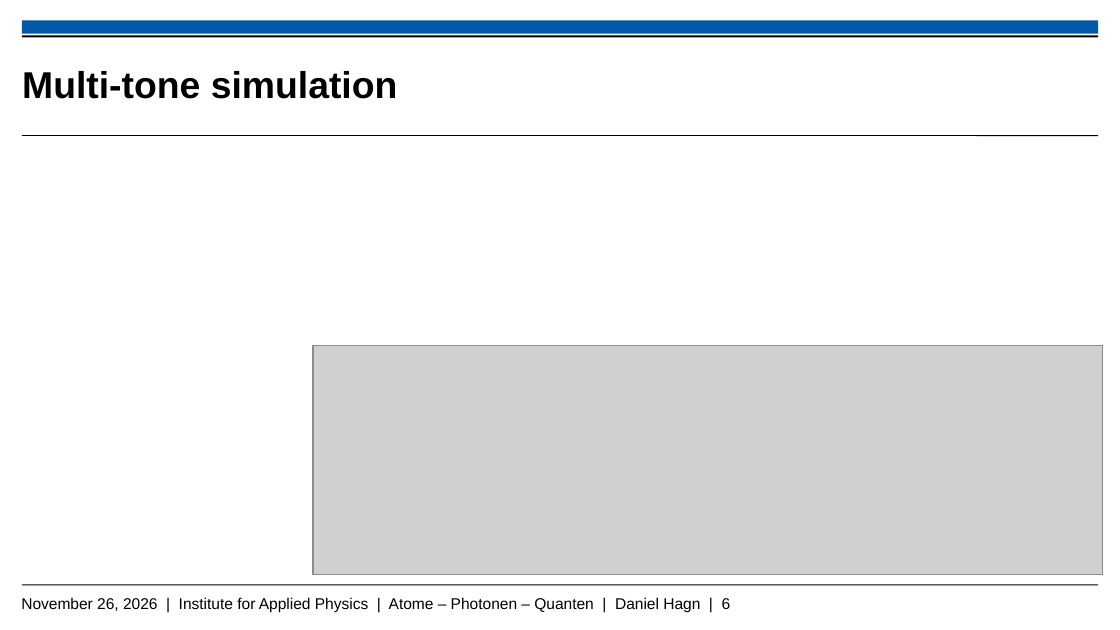
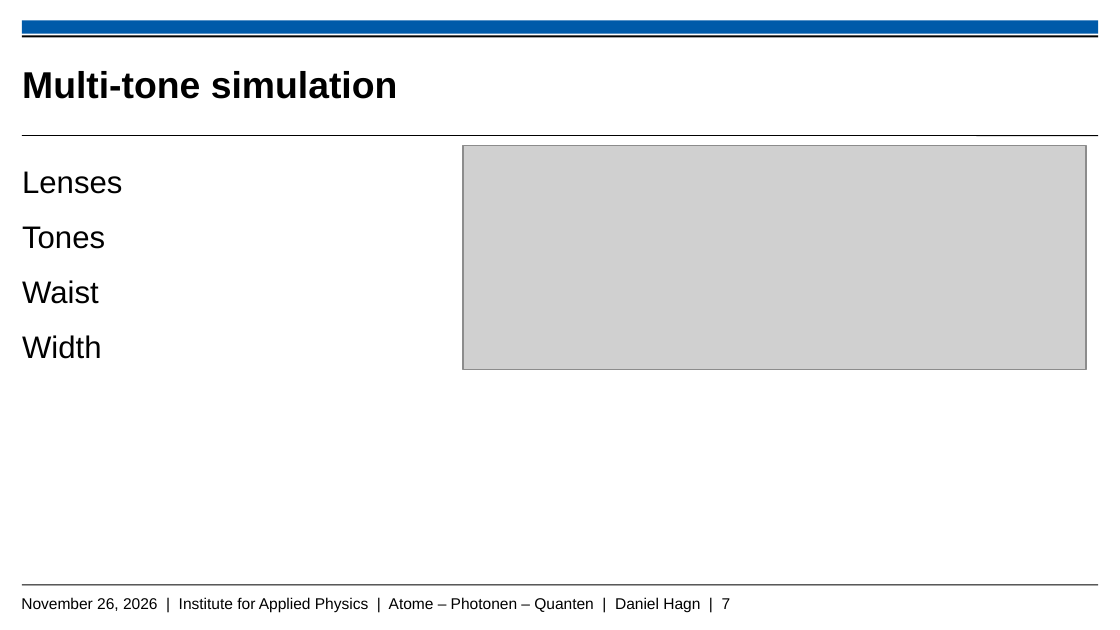
Before and after one commit to Daniel-Hagn-physik/Masterthesis_Backup, a slide deck: slide 7 of Hagn_Daniel_Mastervortrag.pptx (slide 6 before the commit). Drawn at 1120x630 pixels with LibreOffice and Linux fonts; fonts in the diff are those of the drawing; grey boxes stand for pictures; background and template pictures are left out. Boxes give left, top, right and bottom in pixels: in the first picture for what was removed or moved away, otherwise in the second. Text is boxed around its words. In the diff, an @@ line names an element or a change of style, - is before the commit and + after.

```diff
--- a/Hagn_Daniel_Mastervortrag.pptx
+++ b/Hagn_Daniel_Mastervortrag.pptx
@@ picture added at bbox=[463, 146, 1085, 371] @@
@@ text added at bbox=[22, 171, 122, 359], 20 pt, text #000000 @@
+Lenses
+Tones
+Waist
+Width
@@ picture removed at bbox=[312, 345, 1102, 575] @@
@@ text at bbox=[21, 597, 731, 612]: text changed @@
-November 26, 2026 | Institute for Applied Physics | Atome – Photonen – Quanten | Daniel Hagn | 6
+November 26, 2026 | Institute for Applied Physics | Atome – Photonen – Quanten | Daniel Hagn | 7
```
Also in this commit, not shown: 4 other slides changed, 4 slides added, 2 slides removed, 5 other files.
